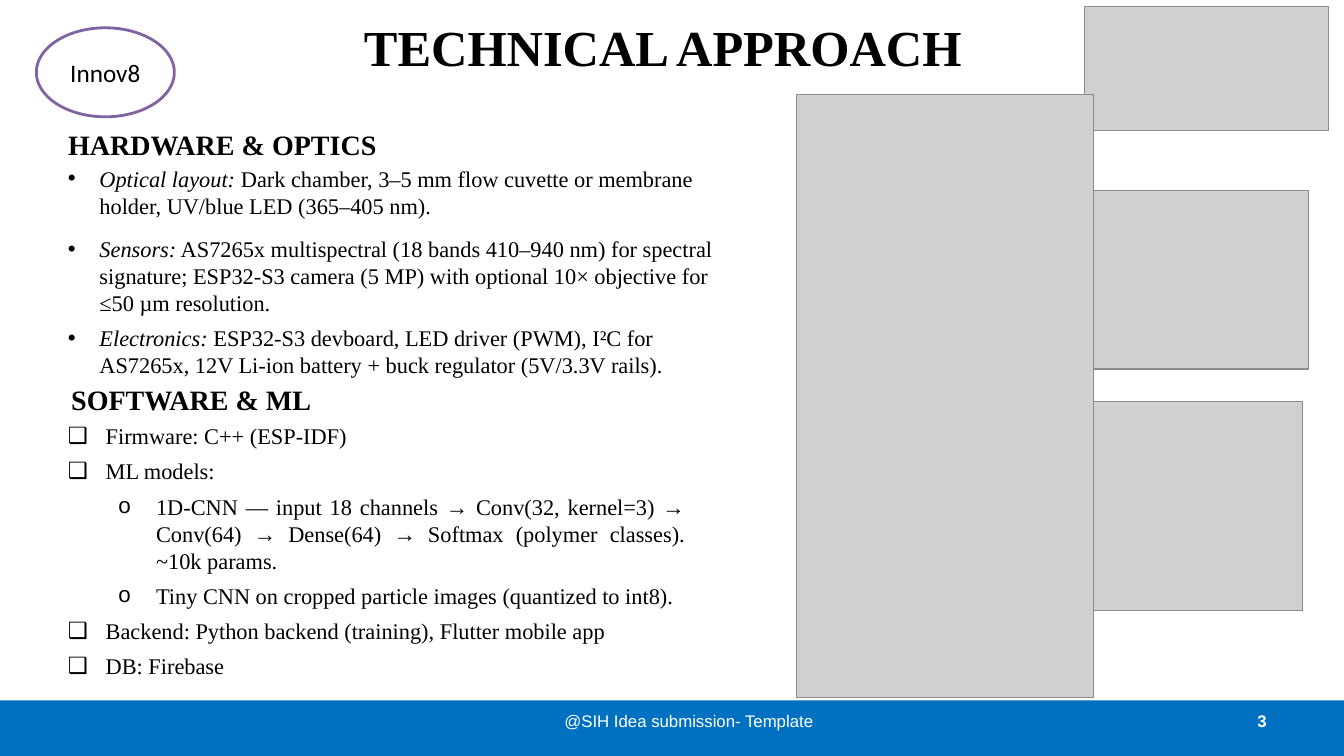
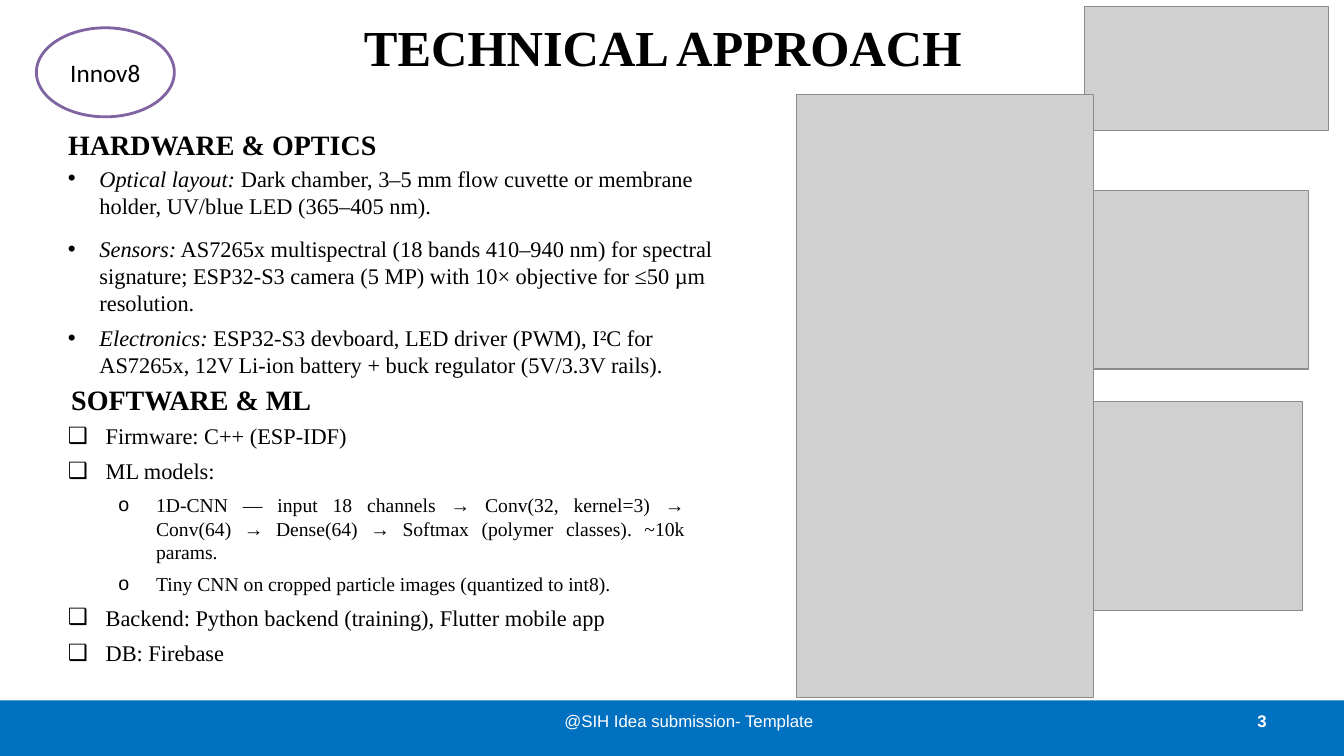
Before and after one commit to sanjaykn8/SIH25, a slide deck: slide 3 of Detector.pptx. Drawn at 1344x756 pixels with LibreOffice and Linux fonts; fonts in the diff are those of the drawing; grey boxes stand for pictures. Boxes give left, top, right and bottom in pixels: in the first picture for what was removed or moved away, otherwise in the second. Text is boxed around its words. In the diff, an @@ line names an element or a change of style, - is before the commit and + after.

Commit message:
ppt

```diff
--- a/Detector.pptx
+++ b/Detector.pptx
@@ text at (99,241,712,312): text changed @@
-• Sensors: AS7265x multispectral (18 bands 410–940 nm) for spectral signature; ESP32-S3 camera (5 MP) with optional 10× objective for ≤50 µm resolution.
+• Sensors: AS7265x multispectral (18 bands 410–940 nm) for spectral signature; ESP32-S3 camera (5 MP) with 10× objective for ≤50 µm resolution.
@@ text at (156,498,684,596): size 16 to 14 pt in "1D-CNN — input 18 channels → Conv(32, ...", "Tiny CNN on cropped particle images (quantized ..." @@
```
Also in this commit, not shown: 3 other slides changed.
